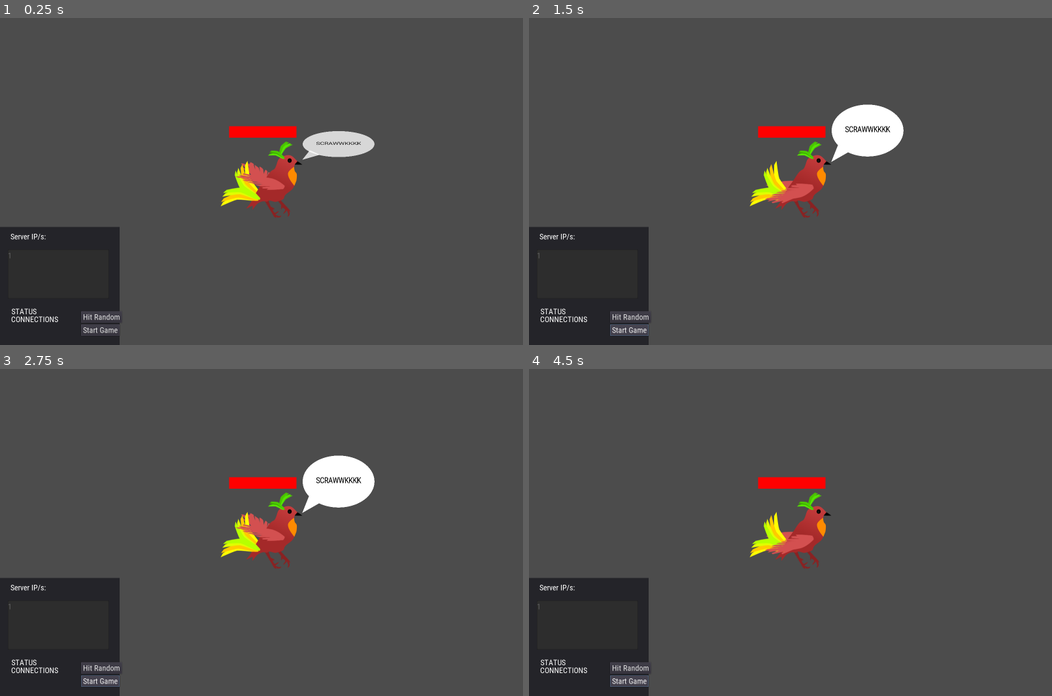
Above: before the commit, frames 1-4 (two rows, left to right).
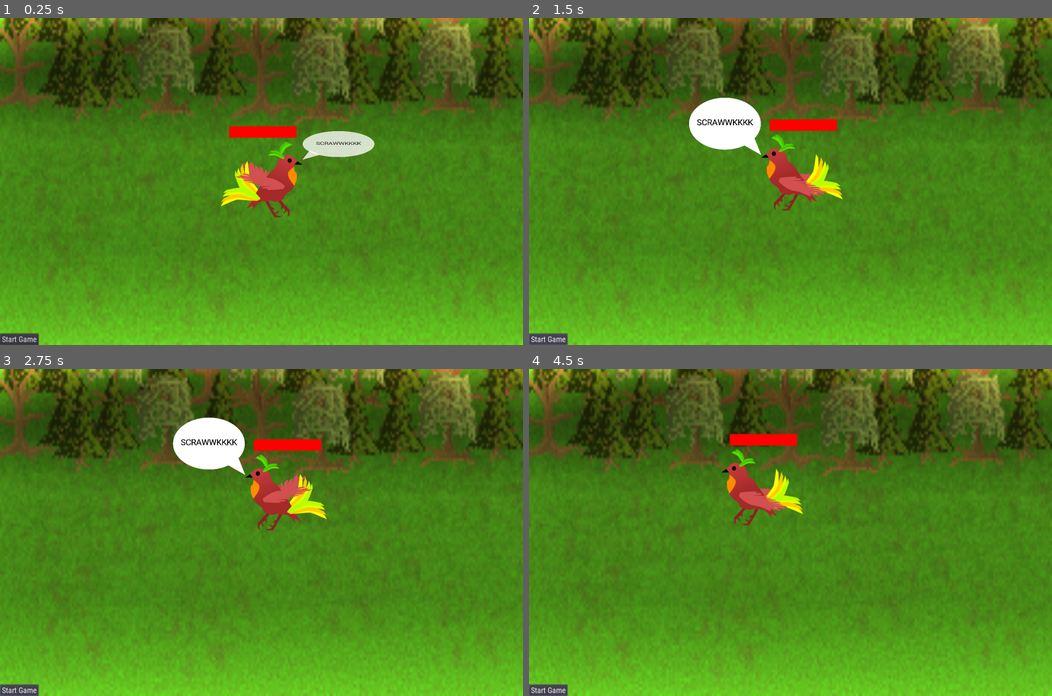
Above: after the commit, the same moments.

Repository: paralinguist/Chestral
Game: Godot game, scene res://ChestralServer.tscn
Same seed, same stepped clock (60 frames per second), same inputs: the game is played once before the commit and once after it.
Inputs (mouse positions are in pixels of both pictures, inside the frame that each line leads up to):
- Up to frame 1 (0.25 s): no input
- Up to frame 2 (1.5 s): click (628, 315) at 0.5 s, where only the run before the commit has a clickable "Hit Random"; click "Start Game" at 1.25 s
- Up to frame 3 (2.75 s): click "Start Game" at 2 s
- Up to frame 4 (4.5 s): click (628, 666) at 2.75 s, where only the run before the commit has a clickable "Hit Random"; click (628, 666) at 3.5 s, where only the run before the commit has a clickable "Hit Random"; click "Start Game" at 4.25 s

The runs differ from the first frame. In frame 1, 97% of the frame differs, in the area x 0-100%, y 0-100%; in frame 2, 100%; in frame 3, 100%; in frame 4, 100%.
Error before the commit: Division By Zero in operator '/'. (res://ChestralBoss.gd:42)

Commit message:
Player Death
Added system for player death, seems to work but untested interaction with maestro.

Also added a background and adjusted player UI colours

Diff:
--- a/ChestralBoss.gd
+++ b/ChestralBoss.gd
@@ -17,6 +17,7 @@
 var bard_scale = 1.0
 # Called when the node enters the scene tree for the first time.
 func _ready():
+    randomize()
     $ProgressBar.max_value = misalignment
     $ProgressBar.value = misalignment
     talk("SCRAWWKKKK")
@@ -38,8 +39,9 @@
 
 func _process(delta):
     $ProgressBar.value = misalignment
-    if get_parent().state == 1:
-        bard_scale = 1/get_parent().clients.size()
+    if get_parent().state == 1 or get_parent().state == 2:
+        #change this to scale required damage
+        bard_scale = 1.0
         if not targetting:
             position = lerp(position, get_position(), 0.02)
         $Sprite.animation == "Flap"
@@ -89,10 +91,12 @@
     if get_parent().state == get_parent().IN_PROGRESS:
         var players = get_parent().players
         var victim = get_parent().clients[players[randi() % players.size()]]
-        print(victim)
-        move_to_position(get_angle_position(victim.saved_angle))
+        if get_parent().dead_players.has(victim):
+            _on_AttackTimer_timeout()
+            return
         if not $Buffer.is_stopped():
             yield($Buffer, "timeout")
+        move_to_position(get_angle_position(victim.saved_angle))
         $Buffer.start()
         yield($Buffer, "timeout")
         var dissonance = get_parent().rng.randi_range(10,50)
@@ -111,10 +115,14 @@
 
 func _on_TelegraphedTimer_timeout():
     var players = get_parent().players
+    if tele_target != null and get_parent().dead_players.has(tele_target):
+        telegraphed = false
+    if get_parent().state != get_parent().IN_PROGRESS:
+        return
     if telegraphed and tele_target != null and tele_target.is_inside_tree():
-        move_to_position(get_angle_position(tele_target.saved_angle))
         if not $Buffer.is_stopped():
             yield($Buffer, "timeout")
+        move_to_position(get_angle_position(tele_target.saved_angle))
         $Buffer.start()
         yield($Buffer, "timeout")
         telegraphed = false
@@ -122,11 +130,14 @@
         $TelegraphedTimer.wait_time = 20
         $TelegraphedTimer.start()
     else:
-        telegraphed = true
         tele_target = get_parent().clients[players[randi() % players.size()]]
+        if get_parent().dead_players.has(tele_target):
+            _on_TelegraphedTimer_timeout()
+            return
         talk(tele_target.playername + " YOU'RE NEXT!")
         $TelegraphedTimer.wait_time = 8
         $TelegraphedTimer.start()
+        telegraphed = true
 
 func start_attack_cycle():
     $AttackTimer.start()
--- a/ChestralServer.gd
+++ b/ChestralServer.gd
@@ -9,6 +9,7 @@
 
 var clients = {}
 var players = []
+var dead_players = []
 
 var Musician = load("res://Musician.tscn")
 
@@ -151,6 +152,8 @@
         elif incoming.begins_with('avata|'):
             clients[id].set_avatar(incoming.right(6))
     if incoming and state == IN_PROGRESS:
+        if dead_players.has(clients[id]):
+            return
         _server.get_peer(id).put_packet(message.to_utf8())
         if incoming.begins_with('align|'):
             var align_value = int(incoming.right(6))
@@ -198,7 +201,9 @@
             if len(ids) == 2:
                 var source = clients[int(ids[0])]
                 var destination = clients[int(ids[1])]
-                if command == 'shint':
+                if dead_players.has(destination):
+                    pass
+                elif command == 'shint':
                     var interference = source.interference
                     source.set_interference(0, false)
                     destination.set_interference(interference, true)
@@ -240,5 +245,12 @@
 #ie start game :P
 func _on_Unbalance_pressed():
     state = IN_PROGRESS
-    #This is to test keeping the boss in the game
     $ChestralBoss.start_attack_cycle()
+
+
+func kill_player(pl):
+    dead_players.append(pl)
+    if len(dead_players) == len(players):
+        state = ENDED_FAIL
+        $ChestralBoss.talk("SCRAWWKKKK")
+        $ChestralBoss.targetting = false
--- a/ChestralServer.tscn
+++ b/ChestralServer.tscn
@@ -1,8 +1,9 @@
-[gd_scene load_steps=6 format=2]
+[gd_scene load_steps=7 format=2]
 
 [ext_resource path="res://ChestralServer.gd" type="Script" id=1]
 [ext_resource path="res://ChestralBoss.tscn" type="PackedScene" id=2]
 [ext_resource path="res://ui_assets/RobotoCondensed-Regular.ttf" type="DynamicFontData" id=3]
+[ext_resource path="res://sprites/grass.png" type="Texture" id=4]
 
 [sub_resource type="DynamicFont" id=1]
 size = 24
@@ -22,8 +23,30 @@
 autostart = true
 
 [node name="CanvasLayer" type="CanvasLayer" parent="."]
+layer = -1
+
+[node name="TextureRect" type="TextureRect" parent="CanvasLayer"]
+anchor_right = 1.0
+anchor_bottom = 1.0
+texture = ExtResource( 4 )
+expand = true
+__meta__ = {
+"_edit_use_anchors_": false
+}
+
+[node name="Unbalance" type="Button" parent="CanvasLayer"]
+anchor_top = 1.0
+anchor_bottom = 1.0
+margin_top = -35.0
+margin_right = 118.0
+theme = SubResource( 2 )
+text = "Start Game"
+__meta__ = {
+"_edit_use_anchors_": false
+}
 
 [node name="Panel" type="Panel" parent="CanvasLayer"]
+visible = false
 anchor_top = 1.0
 anchor_bottom = 1.0
 margin_top = -361.0
@@ -74,16 +97,6 @@
 "_edit_use_anchors_": false
 }
 
-[node name="Unbalance" type="Button" parent="CanvasLayer/Panel"]
-margin_left = 248.0
-margin_top = 298.0
-margin_right = 343.0
-margin_bottom = 329.0
-text = "Start Game"
-__meta__ = {
-"_edit_use_anchors_": false
-}
-
 [node name="LabelIPs" type="Label" parent="CanvasLayer/Panel"]
 margin_left = 32.0
 margin_top = 15.0
@@ -94,5 +107,5 @@
 }
 
 [connection signal="timeout" from="ServerDataPulse" to="." method="_on_ServerDataPulse_timeout"]
+[connection signal="pressed" from="CanvasLayer/Unbalance" to="." method="_on_Unbalance_pressed"]
 [connection signal="pressed" from="CanvasLayer/Panel/HitRandom" to="." method="_on_Button_pressed"]
-[connection signal="pressed" from="CanvasLayer/Panel/Unbalance" to="." method="_on_Unbalance_pressed"]
--- a/Musician.gd
+++ b/Musician.gd
@@ -13,6 +13,8 @@
 var image
 var saved_angle = 0.0
 
+var dead: bool = false
+
 var entrance = ['sending my roadie away now', 'tuned up and good to go', 'ready to rock and/or roll',
                 "you've probably never heard of me", 'serving up the freshest beats', 'your new favourite band',
                 "I'm big in Japan", 'packing the heavy accompaniment!', 'hang on, broke a string',
@@ -43,6 +45,8 @@
 
 #directly changes interference + label bar
 func set_interference(inter_value, additive=true, timer=true):
+    if dead:
+        return
     if additive:
         interference = interference + inter_value
     else:
@@ -57,6 +61,8 @@
 
 #directly changes harmonics + label bar
 func set_harmonics(harmonics_value, additive=true, timer=true):
+    if dead:
+        return
     if additive:
         harmonics = harmonics + harmonics_value
     else:
@@ -71,6 +77,8 @@
 
 #directly changes resonance + label bar
 func set_resonance(resonance_value, additive=true, timer=true):
+    if dead:
+        return
     if additive:
         resonance = resonance + resonance_value
     else:
@@ -85,6 +93,8 @@
 
 #directly changes soothe + label bar
 func set_soothe(soothe_value, additive=true, timer=true, instant=false):
+    if dead:
+        return
     if instant:
         current_irritation = current_irritation - soothe_value
         if current_irritation < 0:
@@ -124,6 +134,8 @@
 #TODO: check for death
 func _process(delta):
     $UI/HBox/Irritation.value = current_irritation
+    if dead:
+        return
     $UI/Soothe.value = $SootheTimer.time_left
     $UI/Interference.value = $IntTimer.time_left
     $UI/HBox/Harmonics.value = $HarmonicsTimer.time_left
@@ -135,6 +147,8 @@
     set_interference(0, false)
 
 func _on_SootheTimer_timeout():
+    if dead:
+        return
     current_irritation = current_irritation - soothe
     if current_irritation < 0:
         current_irritation = 0
@@ -174,6 +188,10 @@
         $Sprite.modulate = Color(1,0.5,0.5)
         start_hurt_shake()
         $HurtTimer.start()
+    if current_irritation > max_irritation:
+        get_parent().kill_player(self)
+        dead = true
+        $AnimationPlayer.play("Die")
     return damage_done
 
 func _on_HurtTimer_timeout():
--- a/Musician.tscn
+++ b/Musician.tscn
@@ -6,38 +6,68 @@
 [ext_resource path="res://sprites/Speech/Bubble.png" type="Texture" id=4]
 [ext_resource path="res://ui_assets/RobotoCondensed-Regular.ttf" type="DynamicFontData" id=5]
 [ext_resource path="res://Speech.gd" type="Script" id=6]
-[ext_resource path="res://ui_assets/RobotoCondensed-Light.ttf" type="DynamicFontData" id=7]
 
 [sub_resource type="DynamicFont" id=12]
 outline_size = 2
 outline_color = Color( 0, 0, 0, 1 )
-font_data = ExtResource( 7 )
+font_data = ExtResource( 5 )
 
 [sub_resource type="Theme" id=13]
 default_font = SubResource( 12 )
 
+[sub_resource type="StyleBoxFlat" id=15]
+bg_color = Color( 0.698039, 0.145098, 0.886275, 1 )
+
+[sub_resource type="StyleBoxFlat" id=8]
+bg_color = Color( 0.6, 0.6, 0.6, 0.458824 )
+
+[sub_resource type="StyleBoxFlat" id=6]
+bg_color = Color( 0.815686, 0.854902, 0.14902, 1 )
+
+[sub_resource type="StyleBoxFlat" id=3]
+bg_color = Color( 0.854902, 0.521569, 0.0901961, 1 )
+
+[sub_resource type="StyleBoxFlat" id=7]
+bg_color = Color( 1, 1, 1, 1 )
+
+[sub_resource type="StyleBoxFlat" id=5]
+bg_color = Color( 0.356863, 0.54902, 1, 1 )
+
 [sub_resource type="StyleBoxFlat" id=1]
 bg_color = Color( 0.0784314, 0.937255, 0.329412, 1 )
-
-[sub_resource type="StyleBoxFlat" id=8]
-bg_color = Color( 0.6, 0.6, 0.6, 0.458824 )
-
-[sub_resource type="StyleBoxFlat" id=6]
-bg_color = Color( 0.815686, 0.854902, 0.14902, 1 )
-
-[sub_resource type="StyleBoxFlat" id=3]
-bg_color = Color( 0.854902, 0.521569, 0.0901961, 1 )
-
-[sub_resource type="StyleBoxFlat" id=7]
-bg_color = Color( 1, 1, 1, 1 )
-
-[sub_resource type="StyleBoxFlat" id=5]
-bg_color = Color( 0.803922, 0.305882, 0.905882, 1 )
 
 [sub_resource type="DynamicFont" id=9]
 size = 156
 extra_spacing_char = -6
 font_data = ExtResource( 5 )
+
+[sub_resource type="Animation" id=14]
+resource_name = "Die"
+length = 0.5
+tracks/0/type = "value"
+tracks/0/path = NodePath("Sprite:scale")
+tracks/0/interp = 2
+tracks/0/loop_wrap = true
+tracks/0/imported = false
+tracks/0/enabled = true
+tracks/0/keys = {
+"times": PoolRealArray( 0, 0.4 ),
+"transitions": PoolRealArray( 1, 1 ),
+"update": 0,
+"values": [ Vector2( 0.5, 0.5 ), Vector2( 0.2, 0.2 ) ]
+}
+tracks/1/type = "value"
+tracks/1/path = NodePath("Sprite:modulate")
+tracks/1/interp = 1
+tracks/1/loop_wrap = true
+tracks/1/imported = false
+tracks/1/enabled = true
+tracks/1/keys = {
+"times": PoolRealArray( 0, 0.4 ),
+"transitions": PoolRealArray( 1, 1 ),
+"update": 0,
+"values": [ Color( 1, 1, 1, 1 ), Color( 0.443137, 0.443137, 0.443137, 0.729412 ) ]
+}
 
 [sub_resource type="Animation" id=10]
 length = 0.001
@@ -60,6 +90,30 @@
 tracks/1/keys = {
 "points": PoolRealArray( 1, -0.25, 0, 0.25, 0 ),
 "times": PoolRealArray( 0 )
+}
+tracks/2/type = "value"
+tracks/2/path = NodePath("Sprite:scale")
+tracks/2/interp = 1
+tracks/2/loop_wrap = true
+tracks/2/imported = false
+tracks/2/enabled = true
+tracks/2/keys = {
+"times": PoolRealArray( 0 ),
+"transitions": PoolRealArray( 1 ),
+"update": 0,
+"values": [ Vector2( 0.5, 0.5 ) ]
+}
+tracks/3/type = "value"
+tracks/3/path = NodePath("Sprite:modulate")
+tracks/3/interp = 1
+tracks/3/loop_wrap = true
+tracks/3/imported = false
+tracks/3/enabled = true
+tracks/3/keys = {
+"times": PoolRealArray( 0 ),
+"transitions": PoolRealArray( 1 ),
+"update": 0,
+"values": [ Color( 1, 1, 1, 1 ) ]
 }
 
 [sub_resource type="Animation" id=11]
@@ -113,7 +167,7 @@
 rect_min_size = Vector2( 100, 20 )
 size_flags_horizontal = 4
 custom_colors/font_color = Color( 0.87451, 0.572549, 0.0509804, 1 )
-custom_styles/fg = SubResource( 1 )
+custom_styles/fg = SubResource( 15 )
 custom_styles/bg = SubResource( 8 )
 max_value = 20.0
 value = 10.0
@@ -287,6 +341,7 @@
 }
 
 [node name="AnimationPlayer" type="AnimationPlayer" parent="."]
+anims/Die = SubResource( 14 )
 anims/RESET = SubResource( 10 )
 anims/Speech = SubResource( 11 )
 
Not shown: 1 places in Musician.tscn that only renumber resources
Binary file added: sprites/grass.png
